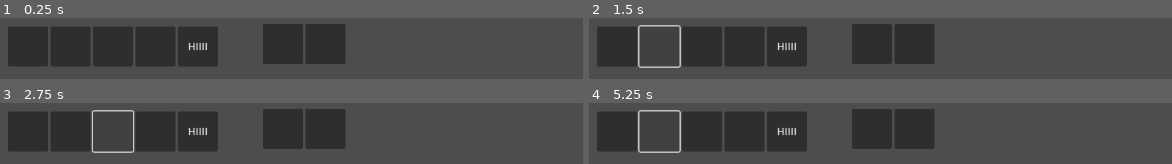
Above: before the commit, frames 1-4 (two rows, left to right).
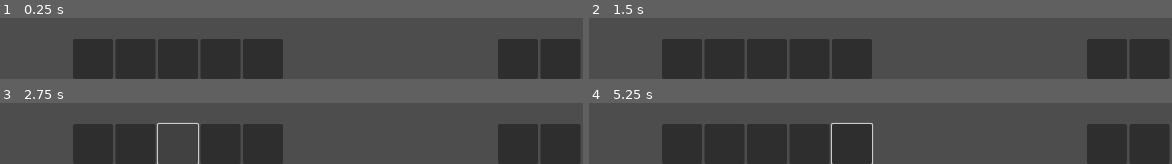
Above: after the commit, the same moments.

Repository: trex414/Profpocalypse-Purdue-Edition
Game: Godot game, scene res://Inventory/scenes/test_main.tscn
Two runs of this game, one before a commit and one after it. Both use one fixed random seed, a clock stepped at 60 frames per second and the inputs below.
Inputs (mouse positions are in pixels of both pictures, inside the frame that each line leads up to; where the layout moved, square brackets give the same spot in the first picture):
- Up to frame 1 (0.25 s): no input
- Up to frame 2 (1.5 s): click (618, 46) at 0.52 s; click (658, 46) at 1.27 s
- Up to frame 3 (2.75 s): click (180, 143) [110, 131] at 2 s
- Up to frame 4 (5.25 s): click (810, 143) [746, 131] at 2.75 s; click (851, 143) [787, 131] at 3.5 s; click (618, 131) at 4.27 s; click (658, 131) at 5.02 s

The runs differ from the first frame. In frame 1, 39% of the frame differs, in the area x 1-100%, y 9-100%; in frame 2, 37%; in frame 3, 36%; in frame 4, 37%.

Commit message:
fixed rezizing problem when going to itembar

Diff:
--- a/Inventory/script/inventory.gd
+++ b/Inventory/script/inventory.gd
@@ -28,14 +28,21 @@
 	"SPEED": "You are faster"
 }
 
+func resize_texture(original_texture: Texture, size: Vector2) -> ImageTexture:
+	var image = original_texture.get_image()
+	image.resize(size.x, size.y, Image.INTERPOLATE_LANCZOS)  # High-quality resizing
+	var new_texture = ImageTexture.create_from_image(image)
+	return new_texture
+
 # Sample items (for testing)
 var item_items = [
-	{ "type": ItemType.ITEM, "name": "ITEM1", "texture": preload("res://Inventory/assets/Pickaxe.jpg"), "stackable": false, "count": 1 },
-	{ "type": ItemType.ITEM, "name": "ITEM2", "texture": preload("res://Inventory/assets/Axe.png"), "stackable": false, "count": 1 }
+	{ "type": ItemType.ITEM, "name": "ITEM1", "texture": resize_texture(preload("res://Inventory/assets/Pickaxe.jpg"), Vector2(64, 64)), "stackable": false, "count": 1 },
+	{ "type": ItemType.ITEM, "name": "ITEM2", "texture": resize_texture(preload("res://Inventory/assets/Axe.png"), Vector2(64, 64)), "stackable": false, "count": 1 }
 ]
+
 var spell_items = [
-	{ "type": ItemType.SPELL, "name": "HEAL", "texture": preload("res://Inventory/assets/heal.png"), "stackable": true, "count": 1 },
-	{ "type": ItemType.SPELL, "name": "SPEED", "texture": preload("res://Inventory/assets/speed.png"), "stackable": true, "count": 1 }
+	{ "type": ItemType.SPELL, "name": "HEAL", "texture": resize_texture(preload("res://Inventory/assets/heal.png"), Vector2(64, 64)), "stackable": true, "count": 1 },
+	{ "type": ItemType.SPELL, "name": "SPEED", "texture": resize_texture(preload("res://Inventory/assets/speed.png"), Vector2(64, 64)), "stackable": true, "count": 1 }
 ]
 func _ready():
 	backpack_bg.texture = preload("res://Inventory/assets/Backpack.png")  # Load backpack image
--- a/Main HUD/Scenes/hud.tscn
+++ b/Main HUD/Scenes/hud.tscn
@@ -4,59 +4,66 @@
 
 [node name="Control - HUD" type="Control"]
 layout_mode = 3
-anchors_preset = 15
-anchor_right = 1.0
-anchor_bottom = 1.0
+anchor_right = 1.014
+anchor_bottom = 1.061
+offset_left = 10.0
+offset_top = 11.0
+offset_right = -6.0
+offset_bottom = -28.0
 grow_horizontal = 2
 grow_vertical = 2
 script = ExtResource("1_3f0v0")
 
-[node name="Item Bar" type="HBoxContainer" parent="."]
-layout_mode = 1
-anchors_preset = 8
-anchor_left = 0.5
-anchor_top = 0.5
-anchor_right = 0.5
-anchor_bottom = 0.5
-offset_left = 360.0
-offset_top = 612.0
-offset_right = 696.0
-offset_bottom = 724.0
-grow_horizontal = 2
-grow_vertical = 2
+[node name="CanvasLayer" type="CanvasLayer" parent="."]
 
-[node name="Button" type="Button" parent="Item Bar"]
-layout_mode = 2
-
-[node name="Button2" type="Button" parent="Item Bar"]
-layout_mode = 2
-
-[node name="Button3" type="Button" parent="Item Bar"]
-layout_mode = 2
-
-[node name="Button4" type="Button" parent="Item Bar"]
-layout_mode = 2
-
-[node name="Button5" type="Button" parent="Item Bar"]
-layout_mode = 2
-text = "HIIII"
-
-[node name="Potion Bar" type="HBoxContainer" parent="."]
-layout_mode = 1
+[node name="Item Bar" type="HBoxContainer" parent="CanvasLayer"]
 anchors_preset = 7
 anchor_left = 0.5
 anchor_top = 1.0
 anchor_right = 0.5
 anchor_bottom = 1.0
-offset_left = 768.0
-offset_top = 608.0
-offset_right = 920.0
-offset_bottom = 720.0
+offset_left = -176.0
+offset_top = -64.0
+offset_right = 176.0
 grow_horizontal = 2
 grow_vertical = 0
 
-[node name="Button" type="Button" parent="Potion Bar"]
+[node name="Button" type="Button" parent="CanvasLayer/Item Bar"]
+custom_minimum_size = Vector2(64, 64)
 layout_mode = 2
 
-[node name="Button2" type="Button" parent="Potion Bar"]
+[node name="Button2" type="Button" parent="CanvasLayer/Item Bar"]
+custom_minimum_size = Vector2(64, 64)
 layout_mode = 2
+
+[node name="Button3" type="Button" parent="CanvasLayer/Item Bar"]
+custom_minimum_size = Vector2(64, 64)
+layout_mode = 2
+
+[node name="Button4" type="Button" parent="CanvasLayer/Item Bar"]
+custom_minimum_size = Vector2(64, 64)
+layout_mode = 2
+size_flags_horizontal = 4
+
+[node name="Button5" type="Button" parent="CanvasLayer/Item Bar"]
+custom_minimum_size = Vector2(64, 64)
+layout_mode = 2
+
+[node name="Potion Bar" type="HBoxContainer" parent="CanvasLayer"]
+anchors_preset = 3
+anchor_left = 1.0
+anchor_top = 1.0
+anchor_right = 1.0
+anchor_bottom = 1.0
+offset_left = -136.0
+offset_top = -64.0
+grow_horizontal = 0
+grow_vertical = 0
+
+[node name="Button" type="Button" parent="CanvasLayer/Potion Bar"]
+custom_minimum_size = Vector2(64, 64)
+layout_mode = 2
+
+[node name="Button2" type="Button" parent="CanvasLayer/Potion Bar"]
+custom_minimum_size = Vector2(64, 64)
+layout_mode = 2
--- a/Main HUD/Script/MainHUD.gd
+++ b/Main HUD/Script/MainHUD.gd
@@ -1,8 +1,8 @@
 extends Control
 
 # References to Item and Potion bars
-@onready var item_bar = $"Item Bar"  # Ensure this matches your scene
-@onready var potion_bar = $"Potion Bar"
+@onready var item_bar = $"CanvasLayer/Item Bar"  # Ensure this matches your scene
+@onready var potion_bar = $"CanvasLayer/Potion Bar"
 var inventory
 
 
Not shown, changed: Inventory/.DS_Store
